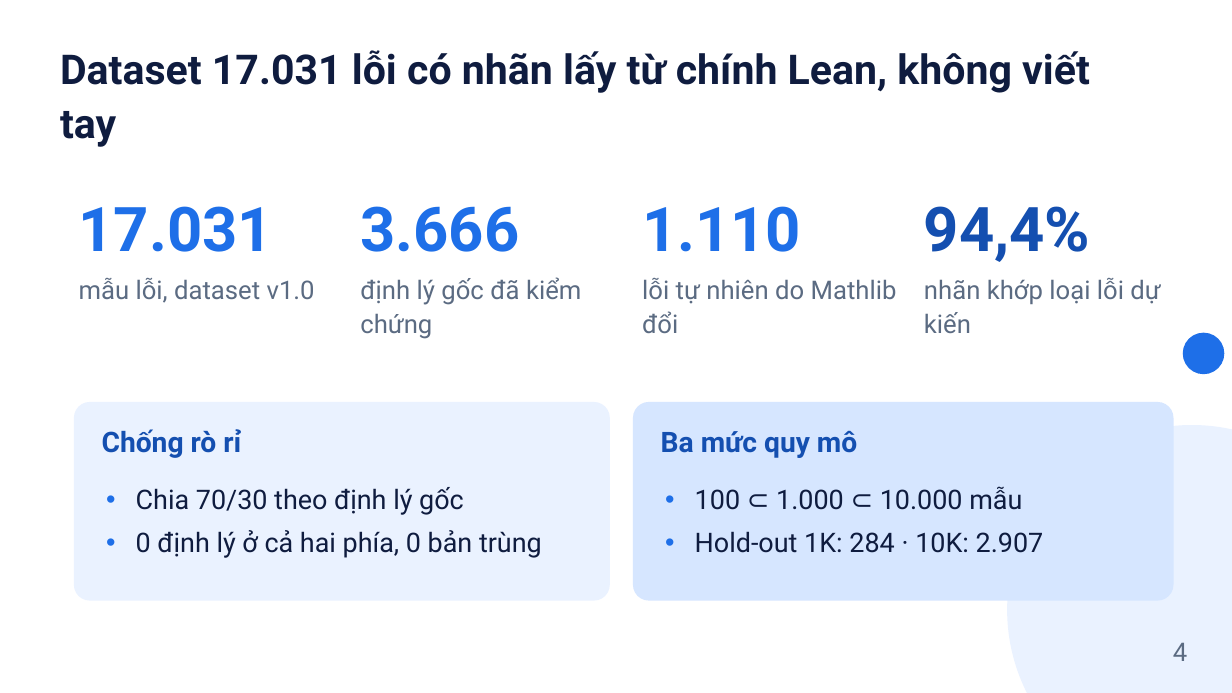
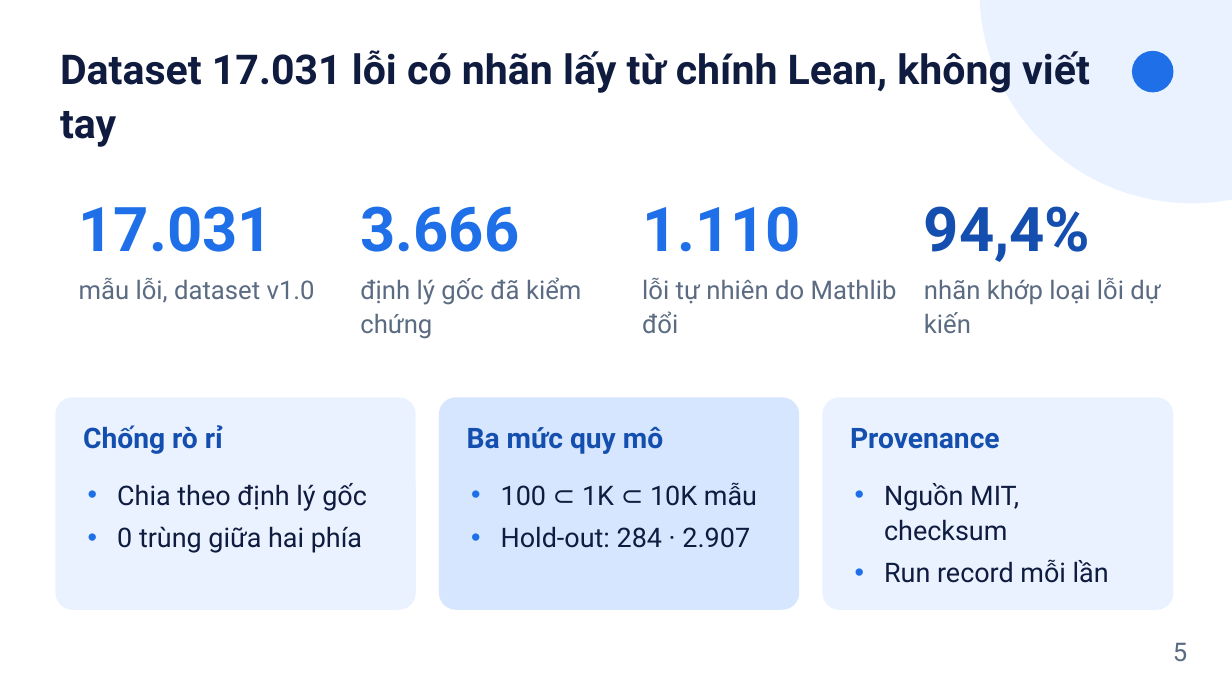
Before and after one commit to tamdv/ai4math-verifier-guided-repair, a slide deck: slide 5 of slides/Slides_Nhom6_VerifierRepair.pptx (slide 4 before the commit). Drawn at 1232x693 pixels with LibreOffice and Linux fonts; fonts in the diff are those of the drawing. Boxes give left, top, right and bottom in pixels: in the first picture for what was removed or moved away, otherwise in the second. Text is boxed around its words. In the diff, an @@ line names an element or a change of style, - is before the commit and + after.

```diff
--- a/slides/Slides_Nhom6_VerifierRepair.pptx
+++ b/slides/Slides_Nhom6_VerifierRepair.pptx
@@ ellipse: place and size @@
-ellipse at (1007,425,1232,693)
+ellipse at (980,0,1232,203)
@@ ellipse: place and size @@
-ellipse at (1183,333,1225,374)
+ellipse at (1132,51,1174,92)
@@ rounded rectangle: place and size @@
-rounded rectangle at (74,402,610,601)
+rounded rectangle at (55,397,416,610)
@@ text "Chống rò rỉ": place and size @@
-text "Chống rò rỉ" at (102,429,241,458)
+text "Chống rò rỉ" at (83,425,223,454)
@@ rounded rectangle: place and size @@
-rounded rectangle at (633,402,1174,601)
+rounded rectangle at (439,397,799,610)
@@ text "Ba mức quy mô": place and size @@
-text "Ba mức quy mô" at (661,431,857,458)
+text "Ba mức quy mô" at (467,427,663,454)
@@ rounded rectangle added at (823,397,1174,610), fill #EAF2FF @@
@@ text added at (850,428,1000,449), 22 pt, text #144FB0, bold @@
+Provenance
@@ text at (117,483,367,553): text changed @@
-• Chia 70/30 theo định lý gốc
-• 0 định lý ở cả hai phía, 0 bản trùng
+• Chia theo định lý gốc
+• 0 trùng giữa hai phía
@@ text at (501,482,757,548): text changed @@
-• 100 ⊂ 1.000 ⊂ 10.000 mẫu
-• Hold-out 1K: 284 · 10K: 2.907
+• 100 ⊂ 1K ⊂ 10K mẫu
+• Hold-out: 284 · 2.907
@@ text added at (884,483,1109,583), 21 pt, text #0F1C3F @@
+• Nguồn MIT, checksum
+• Run record mỗi lần
@@ text at (1173,642,1187,661): text changed @@
-4
+5
```
Also in this commit, not shown: 11 other slides changed, 3 slides added, 4 slides removed, 6 other files.
